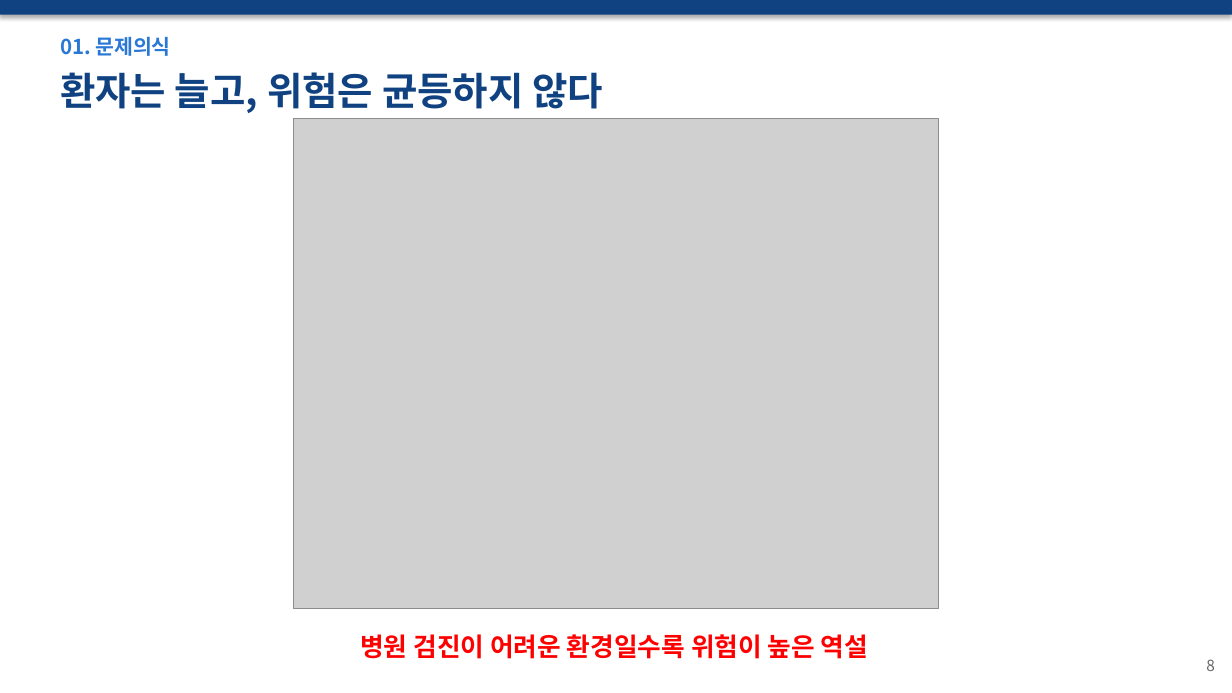
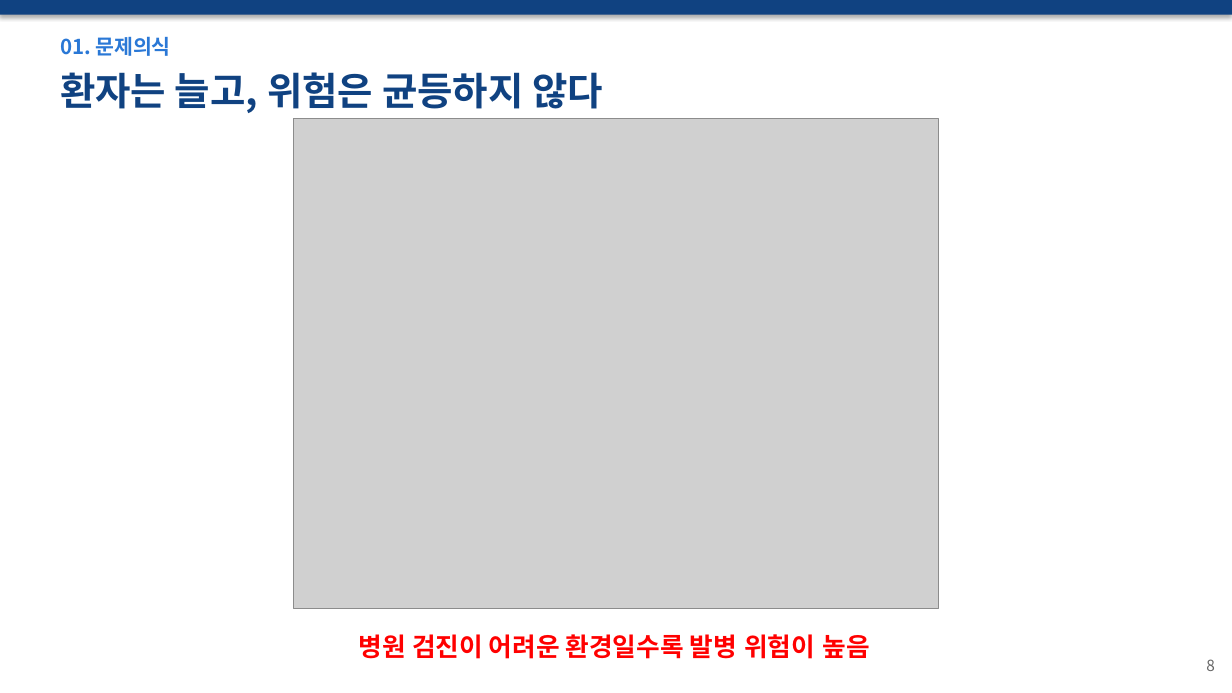
Before and after one commit to wpalswpa/dementia-screening, a slide deck: slide 8 of 발표자료_최종본_v6.pptx. Drawn at 1232x693 pixels with LibreOffice and Linux fonts; fonts in the diff are those of the drawing; grey boxes stand for pictures. Boxes give left, top, right and bottom in pixels: in the first picture for what was removed or moved away, otherwise in the second. Text is boxed around its words. In the diff, an @@ line names an element or a change of style, - is before the commit and + after.

```diff
--- a/발표자료_최종본_v6.pptx
+++ b/발표자료_최종본_v6.pptx
@@ text at (359, 634, 869, 659): text changed @@
-병원 검진이 어려운 환경일수록 위험이 높은 역설
+병원 검진이 어려운 환경일수록 발병 위험이 높음
```
Also in this commit, not shown: 11 other slides changed, 1 other file.
